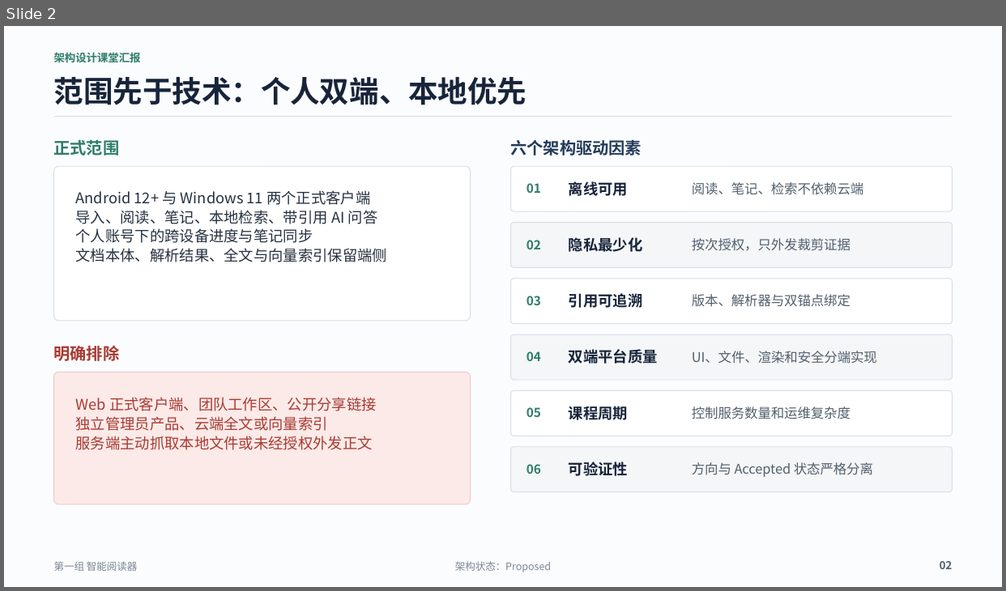
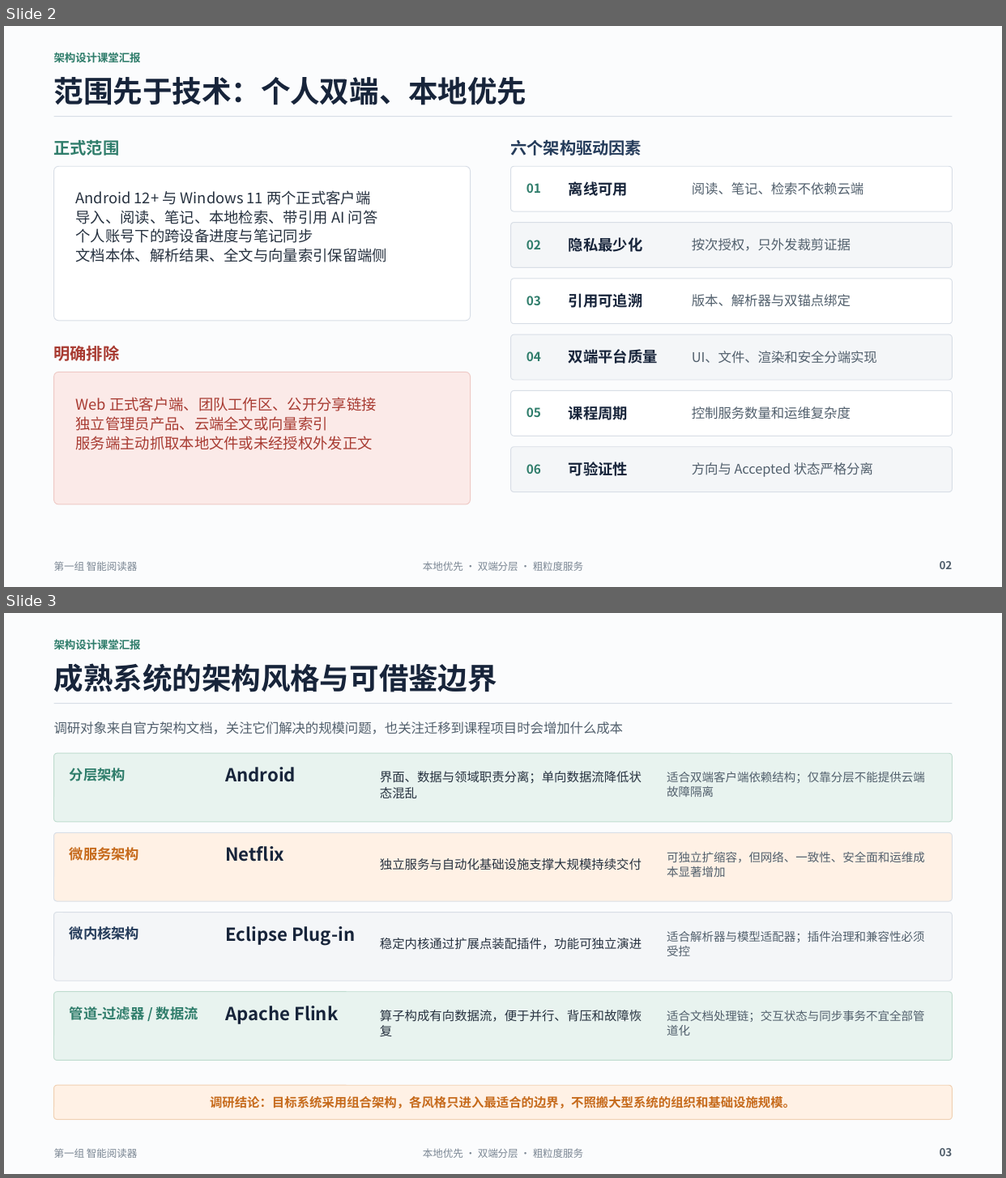
Before and after one commit to Aut-172/Intelligent-Reader, a slide deck: docs/架构设计/阶段成果-V0.4-双端需求补充/06-汇报PPT-1组-智能阅读器.pptx. Shown one above the other, each under a label of ours: slide 2 before the commit, slides 2 and 3 after it. The pictures are 1006x591 and 1006x1178 pixels, drawn with LibreOffice and Linux fonts; fonts in the diff are those of the drawing. Boxes give left, top, right and bottom in pixels: in the first picture for what was removed or moved away, otherwise in the second. Text is boxed around its words. In the diff, an @@ line names an element or a change of style, - is before the commit and + after.

Commit message:
docs: 完善架构设计课堂汇报与拆分图

```diff
--- a/docs/架构设计/阶段成果-V0.4-双端需求补充/06-汇报PPT-1组-智能阅读器.pptx
+++ b/docs/架构设计/阶段成果-V0.4-双端需求补充/06-汇报PPT-1组-智能阅读器.pptx
@@ slide 3 added at (4, 613, 1002, 1174), background #FBFCFD @@
@@ text added at (54, 639, 141, 649), 10.5 pt, text #2F7D6B, bold @@
+架构设计课堂汇报
@@ text added at (54, 663, 498, 692), 28.5 pt, text #17243A, bold @@
+成熟系统的架构风格与可借鉴边界
@@ line added from (54, 704) to (953, 704), #D8DEE6 0.75 pt @@
@@ text added at (54, 722, 624, 735), 12.8 pt, text #52606D @@
+调研对象来自官方架构文档，关注它们解决的规模问题，也关注迁移到课程项目时会增加什么成本
@@ rounded rectangle added at (54, 754, 953, 823), fill #E8F3EF, outline #BFDCCF 0.75 pt @@
@@ text added at (70, 768, 126, 781), 13.5 pt, text #2F7D6B, bold @@
+分层架构
@@ text added at (225, 767, 296, 782), 17.2 pt, text #17243A, bold @@
+Android
@@ text added at (380, 771, 641, 798), 12 pt, text #26313F @@
+界面、数据与领域职责分离；单向数据流降低状态混乱
@@ text added at (667, 772, 925, 797), 11.2 pt, text #52606D @@
+适合双端客户端依赖结构；仅靠分层不能提供云端故障隔离
@@ rounded rectangle added at (54, 833, 953, 902), fill #FFF1E5, outline #D8DEE6 0.75 pt @@
@@ text added at (70, 847, 139, 861), 13.5 pt, text #C66A1B, bold @@
+微服务架构
@@ text added at (225, 846, 284, 862), 17.2 pt, text #17243A, bold @@
+Netflix
@@ text added at (667, 852, 925, 877), 11.2 pt, text #52606D @@
+可独立扩缩容，但网络、一致性、安全面和运维成本显著增加
@@ text added at (380, 858, 641, 871), 12 pt, text #26313F @@
+独立服务与自动化基础设施支撑大规模持续交付
@@ rounded rectangle added at (54, 913, 953, 982), fill #F4F6F8, outline #D8DEE6 0.75 pt @@
@@ text added at (70, 926, 139, 940), 13.5 pt, text #243B5A, bold @@
+微内核架构
@@ text added at (225, 926, 355, 945), 17.2 pt, text #17243A, bold @@
+Eclipse Plug-in
@@ text added at (380, 938, 641, 950), 12 pt, text #26313F @@
+稳定内核通过扩展点装配插件，功能可独立演进
@@ text added at (667, 931, 924, 956), 11.2 pt, text #52606D @@
+适合解析器与模型适配器；插件治理和兼容性必须受控
@@ rounded rectangle added at (54, 992, 953, 1061), fill #E8F3EF, outline #BFDCCF 0.75 pt @@
@@ text added at (70, 1007, 198, 1020), 13.5 pt, text #2F7D6B, bold @@
+管道-过滤器 / 数据流
@@ text added at (225, 1006, 338, 1024), 17.2 pt, text #17243A, bold @@
+Apache Flink
@@ text added at (380, 1010, 641, 1037), 12 pt, text #26313F @@
+算子构成有向数据流，便于并行、背压和故障恢复
@@ text added at (667, 1011, 924, 1036), 11.2 pt, text #52606D @@
+适合文档处理链；交互状态与同步事务不宜全部管道化
@@ rounded rectangle added at (54, 1085, 953, 1120), fill #FFF1E5, outline #F0D0B2 0.75 pt @@
@@ text added at (210, 1097, 795, 1109), 12 pt, text #C66A1B, bold @@
+调研结论：目标系统采用组合架构，各风格只进入最适合的边界，不照搬大型系统的组织和基础设施规模。
@@ text added at (54, 1148, 138, 1158), 9.8 pt, text #7B8794 @@
+第一组 智能阅读器
@@ text added at (423, 1148, 583, 1158), 9.8 pt, text #7B8794 @@
+本地优先 · 双端分层 · 粗粒度服务
@@ text added at (940, 1148, 953, 1157), 10.5 pt, text #52606D, bold @@
+03
@@ slide 2 changed as well @@
@@ text at (423, 561, 583, 571): text changed @@
-架构状态：Proposed
+本地优先 · 双端分层 · 粗粒度服务
```
Also in this commit, not shown: 7 other slides changed, 3 other slides added, 4 slides removed, 11 other files.
